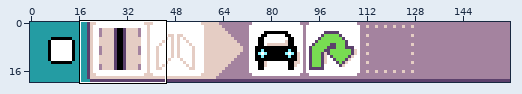
File history of a sprite sheet, docs/images/generated/sample_robot_line_follow_page_1_rule_5.png. The picture above shows the old version from afar; the outline marks the close-up.
Close-up. Before the edit:
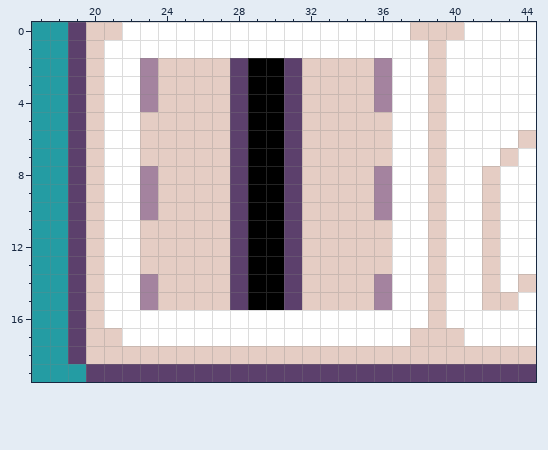
The file is 320x40 pixels, drawn in blocks of 2x2; one block is one cell here. Shown: x 17..44, y 0..19.
After the commit:
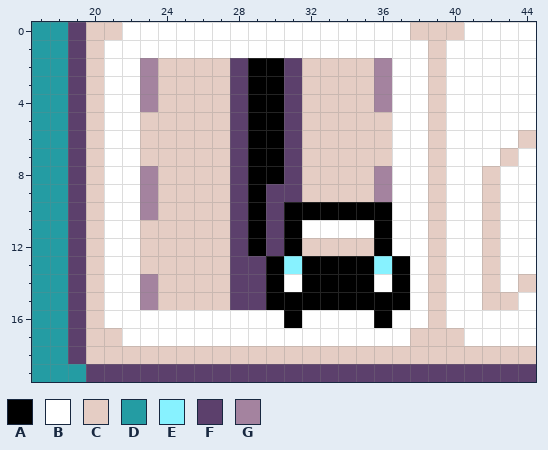
Palette (. is transparent): A #000000  B #ffffff  C #e5cdc4  D #249ca3  E #87f2ff  F #5c406c  G #a4839f
Difference:
@@ x 27..39 @@
  8 CFAAFCCCCGBBC
- 9 CFAAFCCCCGBBC
-10 CFAAFCCCCGBBC
-11 CFAAFCCCCCBBC
-12 CFAAFCCCCCBBC
-13 CFAAFCCCCCBBC
-14 CFAAFCCCCGBBC
-15 CFAAFCCCCGBBC
-16 BBBBBBBBBBBBC
+ 9 CFAFFCCCCGBBC
+10 CFAFAAAAAABBC
+11 CFAFABBBBABBC
+12 CFAFACCCCABBC
+13 CFFAEAAAAEABC
+14 CFFABAAAABABC
+15 CFFAAAAAAAABC
+16 BBBBABBBBABBC
 17 BBBBBBBBBBBCC
Pixel boxes of the changes (left, top, right, bottom) in both close-ups:
changed: (248, 184, 410, 328)
